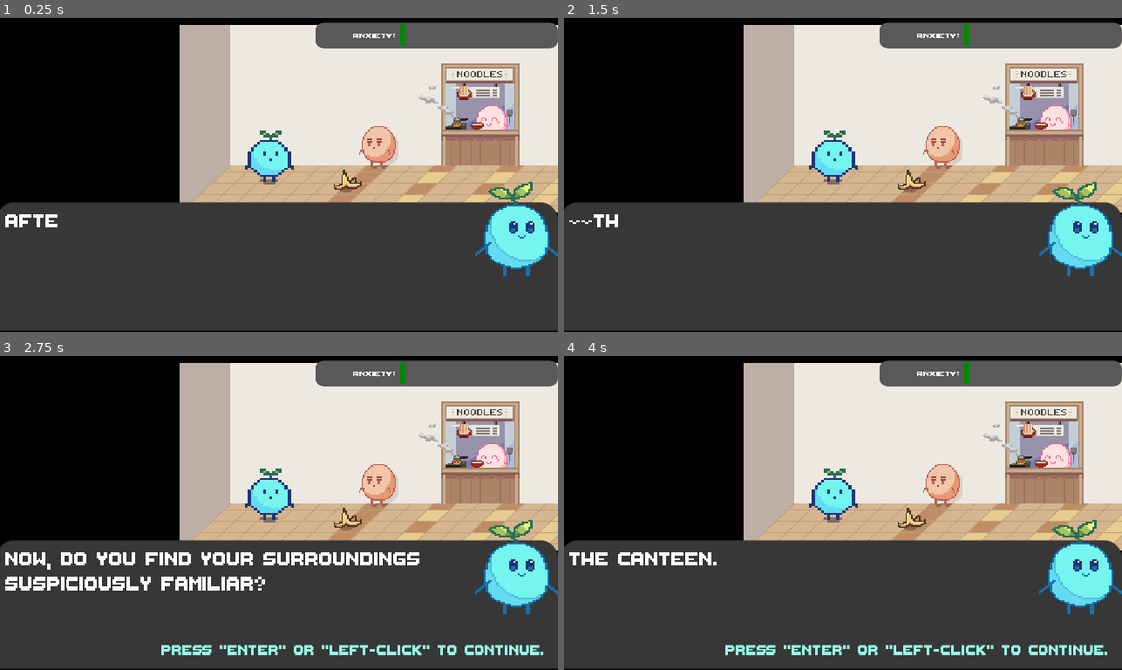
Above: before the commit, frames 1-4 (two rows, left to right).
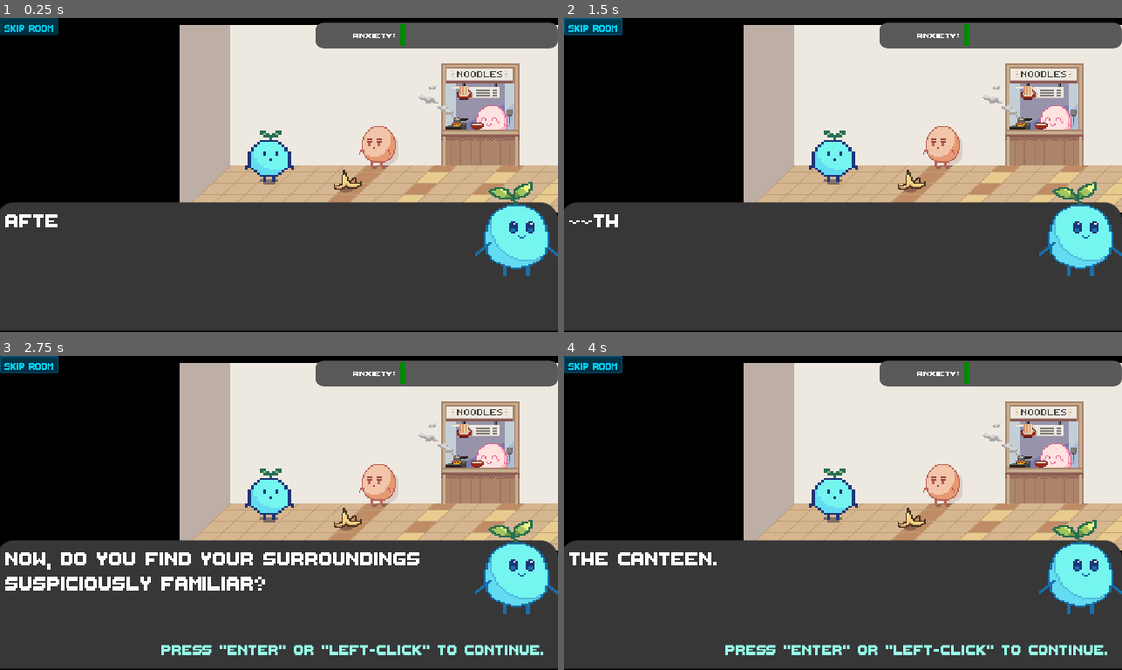
Above: after the commit, the same moments.

Repository: Tkaixiang/Microbform
Game: Godot game, scene res://Rooms/Canteen.tscn
Two runs of this game, one before a commit and one after it. Both use one fixed random seed, a clock stepped at 60 frames per second and the inputs below. This scene is started directly instead of the project's main scene.
Inputs (mouse positions are in pixels of both pictures, inside the frame that each line leads up to):
- Up to frame 1 (0.25 s): no input
- Up to frame 2 (1.5 s): click (591, 27) at 0.5 s, where only the run after the commit has a clickable "Skip Room"; click (591, 27) at 1.25 s, where only the run after the commit has a clickable "Skip Room"
- Up to frame 3 (2.75 s): tap Enter (enter) at 2, 2.1 s; move the mouse to (401, 497) at 2.02 s; hold Right (ui_right) from 2.03 s (still down); click (401, 497) at 2.17 s
- Up to frame 4 (4 s): release Right (ui_right) at 2.75 s; tap Enter (enter) at 2.75, 3.5, 3.6 s; drag from (731, 528) to (831, 503) at 2.77 s; move the mouse to (898, 443) at 3.52 s; hold Right (ui_right) from 3.53 s (still down)

The runs differ from the first frame. In frame 1, 0.6% of the frame differs, in the area x 0-11%, y 0-6%; in frame 2, 0.6%; in frame 3, 0.6%; in frame 4, 0.6%.
Error after the commit: Invalid get index 'scenePath' (on base: 'null instance'). (res://assets/Skip/Skip.gd:7)

Commit message:
minor changes

Diff:
--- a/Mindfulhacks/Rooms/Canteen.gd
+++ b/Mindfulhacks/Rooms/Canteen.gd
@@ -62,7 +62,7 @@
 	SpeechText.stopNReset()
 
 func exit_sequence():
-	root.doorDoneState[1] = true
+	root.setDoorDone(1)
 	root.setAnxietyMeter(anxietyLevel + 0.3)
 	root.gotoScene("res://Rooms/StartingRoom.tscn")
 
--- a/Mindfulhacks/Rooms/Canteen.tscn
+++ b/Mindfulhacks/Rooms/Canteen.tscn
@@ -1,10 +1,11 @@
-[gd_scene load_steps=12 format=2]
+[gd_scene load_steps=13 format=2]
 
 [ext_resource path="res://assets/Speech Text/SpeechText.tscn" type="PackedScene" id=1]
 [ext_resource path="res://assets/Player/Player.tscn" type="PackedScene" id=2]
 [ext_resource path="res://assets/AnxietyMeter/AnxietyMeter.tscn" type="PackedScene" id=3]
 [ext_resource path="res://Rooms/Canteen.gd" type="Script" id=4]
 [ext_resource path="res://assets/Canteen/canteen interior.png" type="Texture" id=5]
+[ext_resource path="res://assets/Skip/Skip.tscn" type="PackedScene" id=6]
 
 [sub_resource type="RectangleShape2D" id=1]
 extents = Vector2( 159.137, 21.868 )
@@ -13,7 +14,7 @@
 extents = Vector2( 3.526, 50.0494 )
 
 [sub_resource type="RectangleShape2D" id=3]
-extents = Vector2( 2.22766, 5.29675 )
+extents = Vector2( 2.71403, 3.51831 )
 
 [sub_resource type="CircleShape2D" id=4]
 radius = 8.05622
@@ -35,6 +36,12 @@
 margin_right = -0.529724
 margin_bottom = 108.039
 rect_scale = Vector2( 0.993637, 1.08811 )
+
+[node name="Skip" parent="CanvasLayer" instance=ExtResource( 6 )]
+anchor_bottom = 0.358
+margin_right = -242.0
+margin_bottom = -43.44
+rect_scale = Vector2( 0.440001, 0.52 )
 
 [node name="StaticBody2D" type="StaticBody2D" parent="."]
 __meta__ = {
@@ -59,7 +66,7 @@
 shape = SubResource( 2 )
 
 [node name="CollisionShape2D" type="CollisionShape2D" parent="StaticBody2D"]
-position = Vector2( 68.4779, 71.522 )
+position = Vector2( 69.0076, 67.549 )
 shape = SubResource( 3 )
 
 [node name="Player" parent="." instance=ExtResource( 2 )]
--- a/Mindfulhacks/Rooms/MainMenu.tscn
+++ b/Mindfulhacks/Rooms/MainMenu.tscn
@@ -100,10 +100,7 @@
   - Teo Kai Xiang
   - Lien Cai ting
   - Grace zhu
-  - dinh thao vy
-
-assets used:
-  - "
+  - dinh thao vy"
 __meta__ = {
 "_edit_use_anchors_": false
 }
